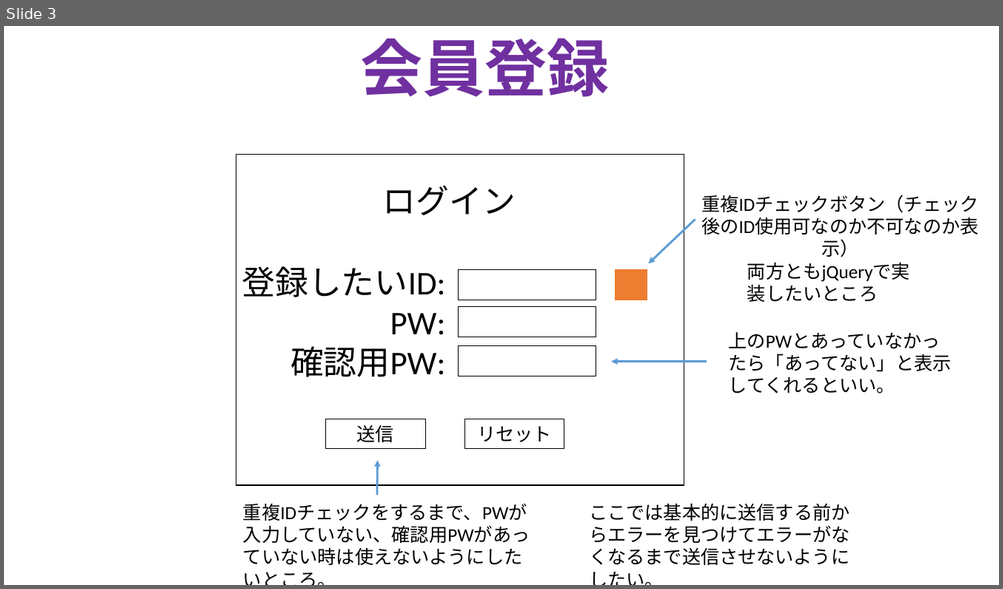
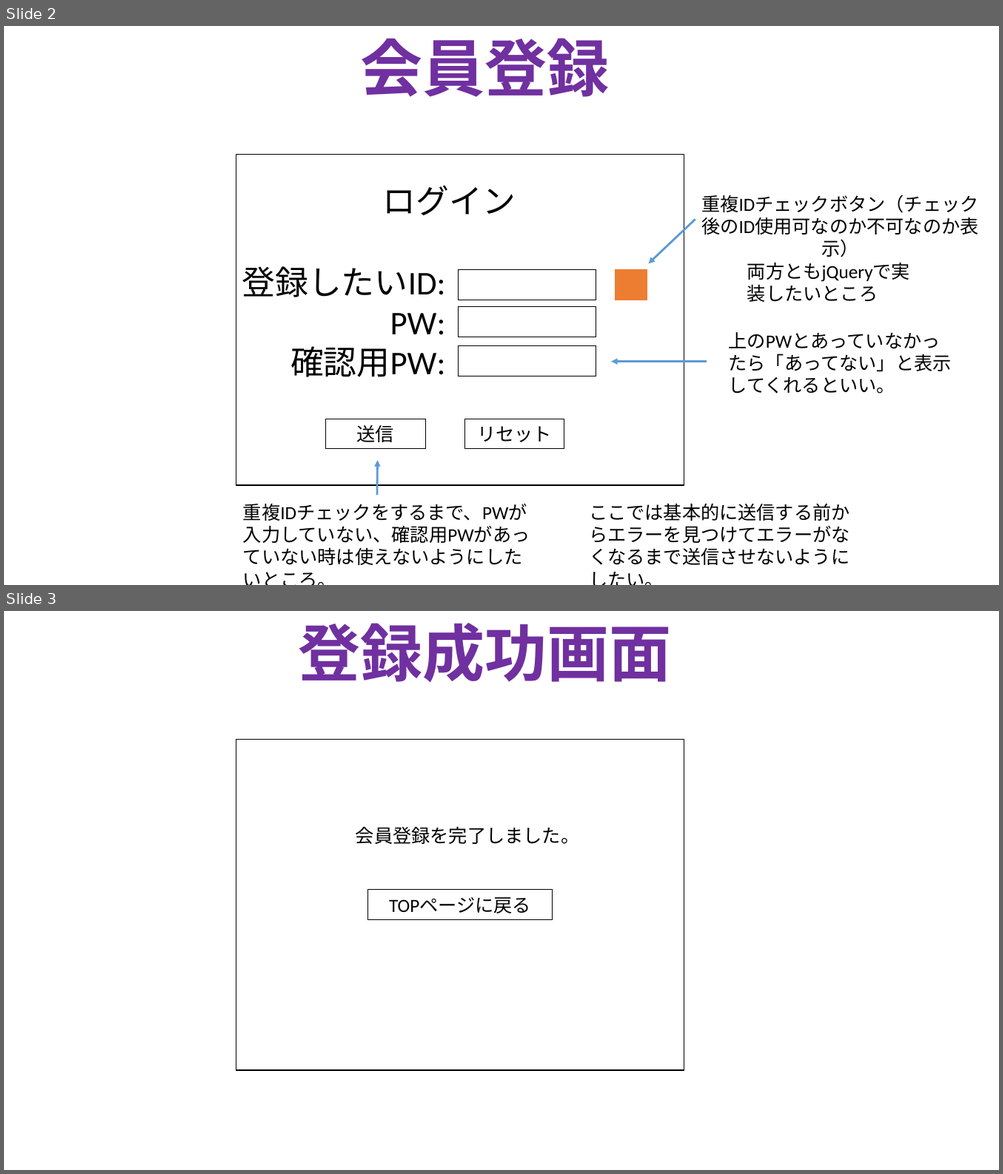
Before and after one commit to TakanoriOnuma/WebApplication, a slide deck: design/HTMLページ設計.pptx. Shown one above the other, each under a label of ours: slide 3 before the commit, slides 2 and 3 after it. The pictures are 1003x589 and 1003x1174 pixels, drawn with LibreOffice and Linux fonts; fonts in the diff are those of the drawing. Boxes give left, top, right and bottom in pixels: in the first picture for what was removed or moved away, otherwise in the second. Text is boxed around its words. In the diff, an @@ line names an element or a change of style, - is before the commit and + after.

Commit message:
HTMLページ遷移図を作成
HTMLページの流れを描いた。
それに伴って新しく登録完了画面が出来たため、そのページを作った。

```diff
--- a/design/HTMLページ設計.pptx
+++ b/design/HTMLページ設計.pptx
@@ slide 3 added at bbox=[4, 611, 999, 1170], background #FFFFFF @@
@@ text added at bbox=[298, 623, 671, 683], 60 pt, text #7030A0, bold @@
+登録成功画面
@@ rectangle added at bbox=[236, 739, 684, 1071], outline #000000 1 pt @@
@@ text added at bbox=[356, 826, 579, 844], 18 pt, text #000000 @@
+会員登録を完了しました。
@@ rectangle added at bbox=[368, 890, 552, 920], outline #000000 0.75 pt, 18 pt, text #000000 @@
+TOPページに戻る
@@ what was slide 3 is now slide 2 @@
```
Also in this commit, not shown: 1 other file.
